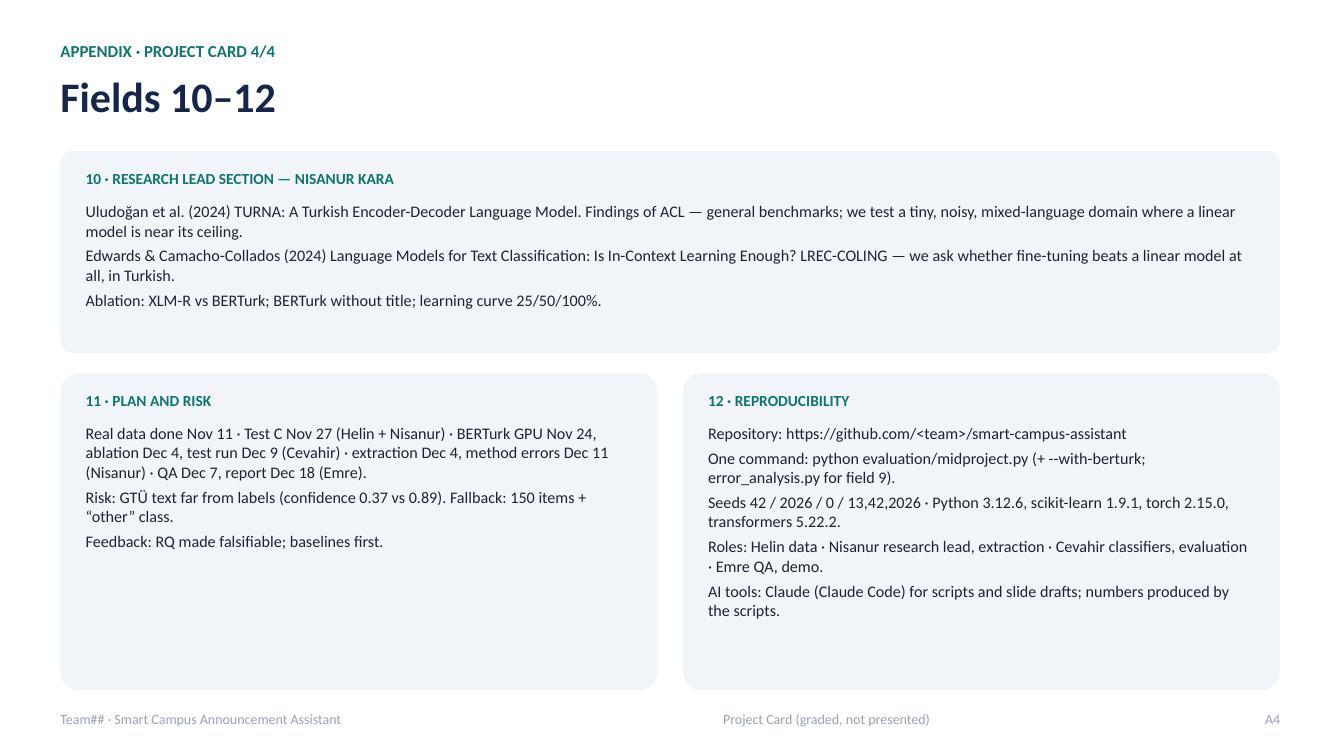
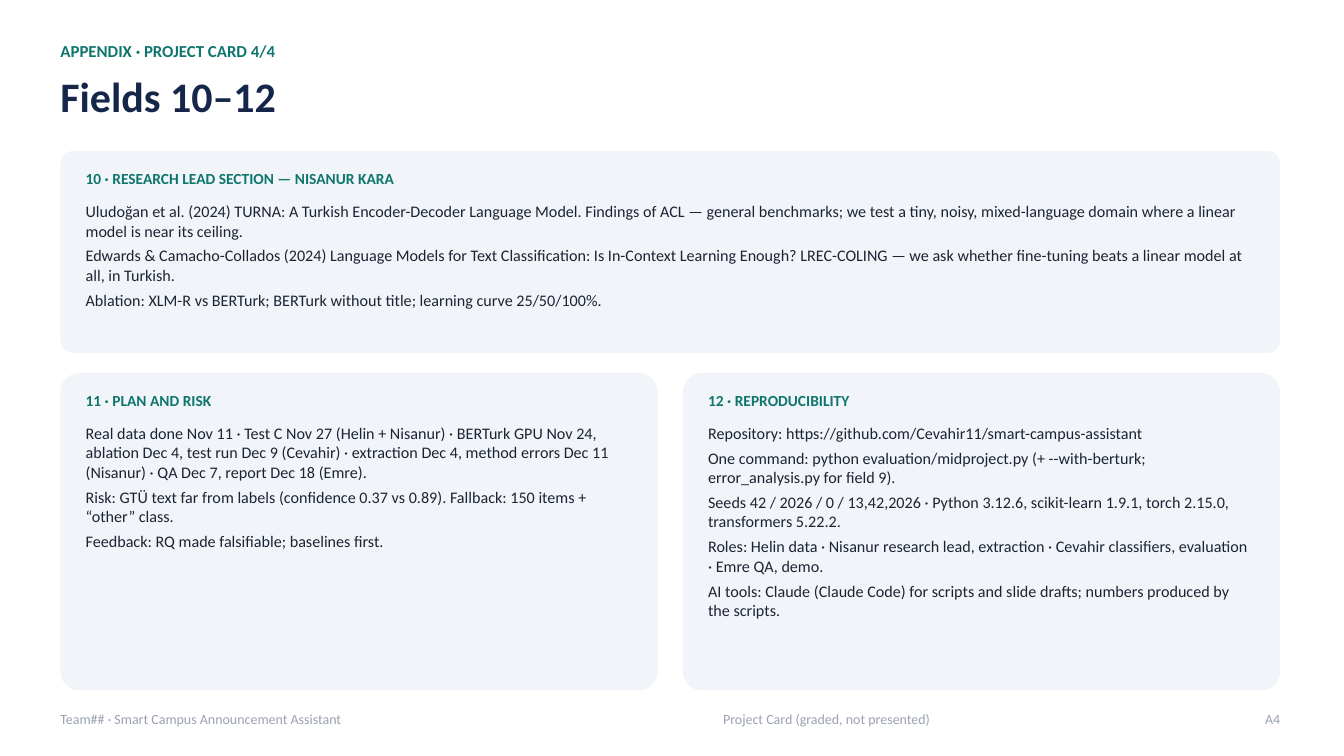
Before and after one commit to Cevahir11/smart-campus-assistant, a slide deck: slide 11 of presentation/TeamXX_MidProject.pptx. Drawn at 1344x756 pixels with LibreOffice and Linux fonts; fonts in the diff are those of the drawing. Boxes give left, top, right and bottom in pixels: in the first picture for what was removed or moved away, otherwise in the second. Text is boxed around its words. In the diff, an @@ line names an element or a change of style, - is before the commit and + after.

```diff
--- a/presentation/TeamXX_MidProject.pptx
+++ b/presentation/TeamXX_MidProject.pptx
@@ text at (708, 427, 1142, 442): text changed @@
-Repository: https://github.com/<team>/smart-campus-assistant
+Repository: https://github.com/Cevahir11/smart-campus-assistant
```
Also in this commit, not shown: 3 other files.
